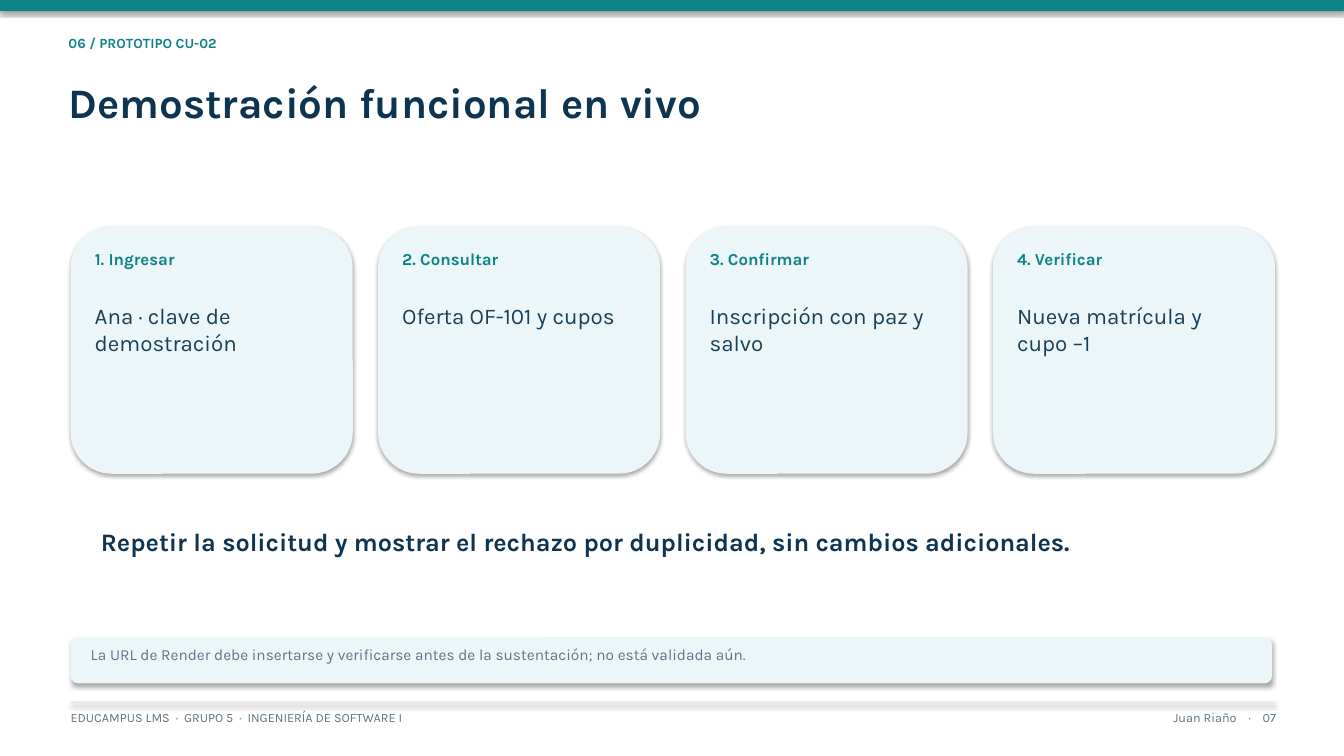
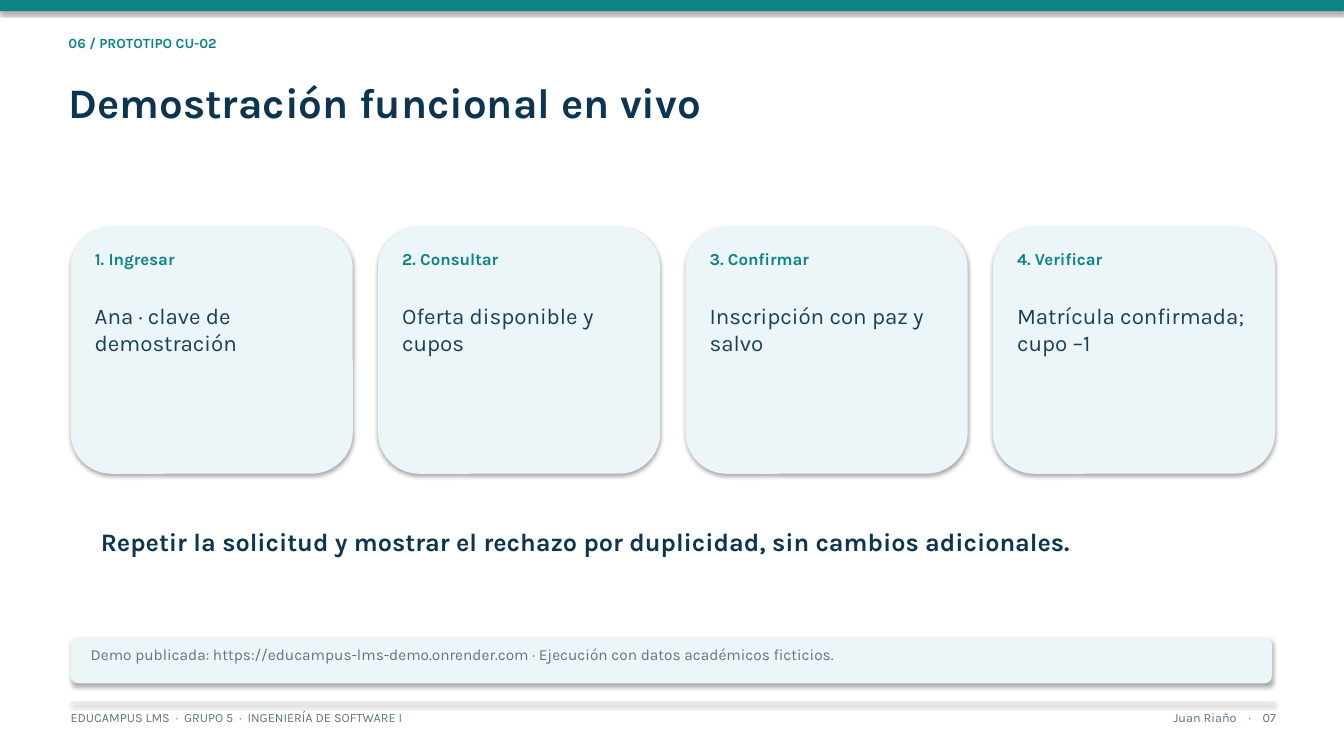
Before and after one commit to JuanjoRiano/educampus-lms, a slide deck: slide 7 of entregas/final/Presentacion_Final_EduCampus_Grupo5_2026-11-19.pptx. Drawn at 1344x756 pixels with LibreOffice and Linux fonts; fonts in the diff are those of the drawing. Boxes give left, top, right and bottom in pixels: in the first picture for what was removed or moved away, otherwise in the second. Text is boxed around its words. In the diff, an @@ line names an element or a change of style, - is before the commit and + after.

```diff
--- a/entregas/final/Presentacion_Final_EduCampus_Grupo5_2026-11-19.pptx
+++ b/entregas/final/Presentacion_Final_EduCampus_Grupo5_2026-11-19.pptx
@@ text at (402,308,593,357): text changed @@
-Oferta OF-101 y cupos
+Oferta disponible y cupos
@@ text at (1017,307,1244,357): text changed @@
-Nueva matrícula y cupo –1
+Matrícula confirmada; cupo –1
@@ text at (91,648,834,664): text changed @@
-La URL de Render debe insertarse y verificarse antes de la sustentación; no está validada aún.
+Demo publicada: https://educampus-lms-demo.onrender.com · Ejecución con datos académicos ficticios.
```
Also in this commit, not shown: 2 other slides changed, 1 slide added, 9 other files.
